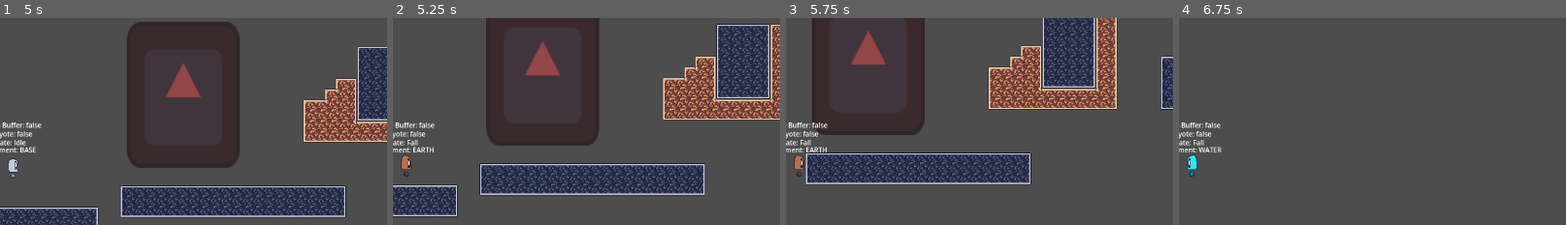
Above: before the commit, frames 1-4 (left to right).
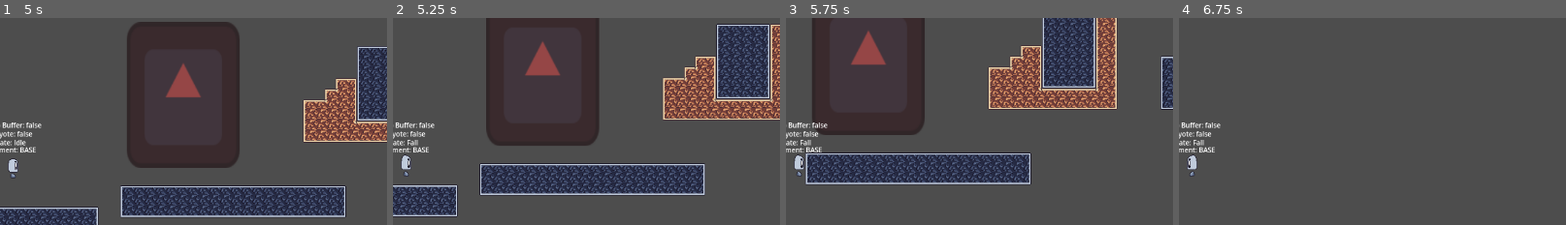
Above: after the commit, the same moments.

Repository: tkm3d1a/Piratesoftware_gamejam15
Game: Godot game, scene res://scenes/levels/proto_level.tscn
The game is run twice, just before and just after one commit, with the same random seed, the same clock (stepped at 60 frames per second) and the same inputs. This scene is started directly instead of the project's main scene. The engine's default icon, where the game draws it, is replaced by a stand-in: a white triangle on a blue panel in a dark square.
Inputs:
- Up to frame 1 (5 s): hold S (transform_base) 0.53-1.28 s; hold D (move_right) 0.53-2.03 s; tap Space (jump) at 0.77, 1.52, 3.02, 3.77, 4.52 s; tap Q (transform_earth) at 1.35 s; hold A (move_left) 2.03-2.78 s; tap R (transform_fire) at 2.1 s; hold D (move_right) 2.78-4.28 s; tap E (transform_water) at 2.85 s; tap W (transform_wind) at 3.6 s; hold A (move_left) from 4.28 s (still down); tap S (transform_base) at 4.35 s
- Up to frame 2 (5.25 s): release A (move_left) at 5.03 s; hold D (move_right) from 5.03 s (still down); hold Q (transform_earth) from 5.03 s (still down)
- Up to frame 3 (5.75 s): keep holding D (move_right); keep holding Q (transform_earth)
- Up to frame 4 (6.75 s): release D (move_right) at 5.78 s; release Q (transform_earth) at 5.78 s; hold A (move_left) from 5.78 s (still down); tap R (transform_fire) at 5.85 s; tap Space (jump) at 6.02 s; tap E (transform_water) at 6.6 s
The pictures show only the part of the screen within x 48-98%, y 14-64%; the shares and areas given below are measured in that part.

Frame 1 is identical in both runs. In frame 2, 0.3% of the frame differs, in the area x 2-11%, y 62-77%; in frame 3, 0.3%; in frame 4, 0.3%, in the area x 2-12%, y 62-77%.

Commit message:
debug updated to toggle transform ability

Diff:
--- a/scenes/levels/proto_level.tscn
+++ b/scenes/levels/proto_level.tscn
@@ -27,6 +27,7 @@
 z_index = 4
 y_sort_enabled = true
 position = Vector2(561, 469)
+can_transform = false
 
 [node name="DeathZone" type="Area2D" parent="."]
 position = Vector2(820, 1159)
--- a/scripts/characters/player.gd
+++ b/scripts/characters/player.gd
@@ -7,6 +7,7 @@
 @export var coyote_wait_frames := 4
 
 @export_group("Transformations")
+@export var can_transform := true
 @export var current_transform_state: Transform_State = Transform_State.BASE
 @export var base_sprites: Texture2D
 @export var earth_sprites: Texture2D
@@ -24,7 +25,6 @@
 var coyote_buffer_active := false
 var last_floor_status := false
 var can_jump := true
-var can_transform := true
 var gravity: int = ProjectSettings.get_setting("physics/2d/default_gravity")
 
 const EARTH_MASK_BIT := 3
